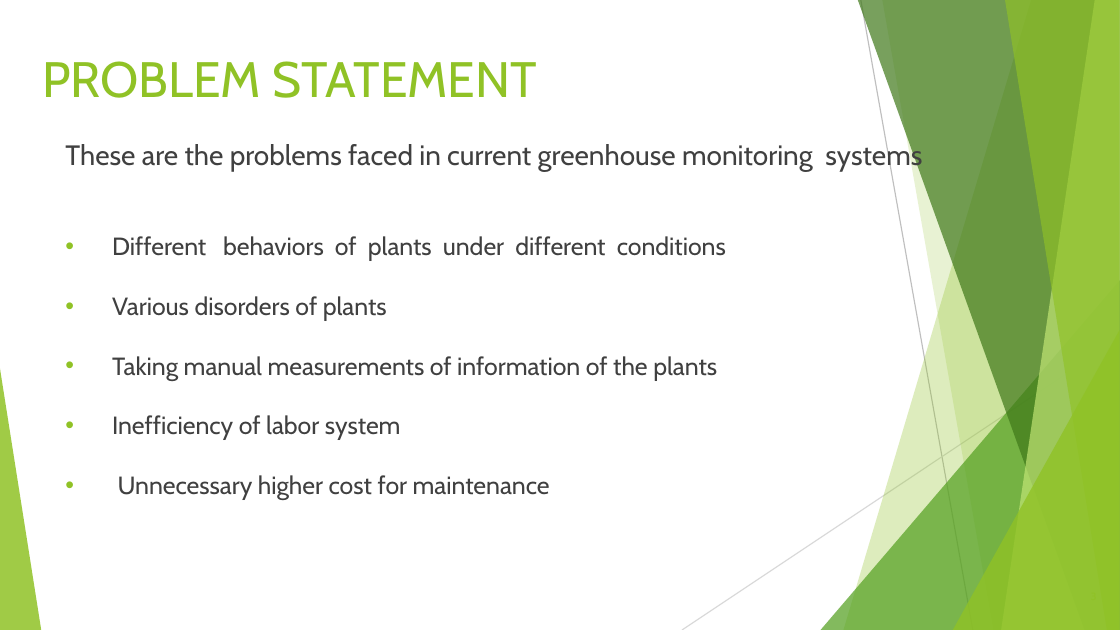
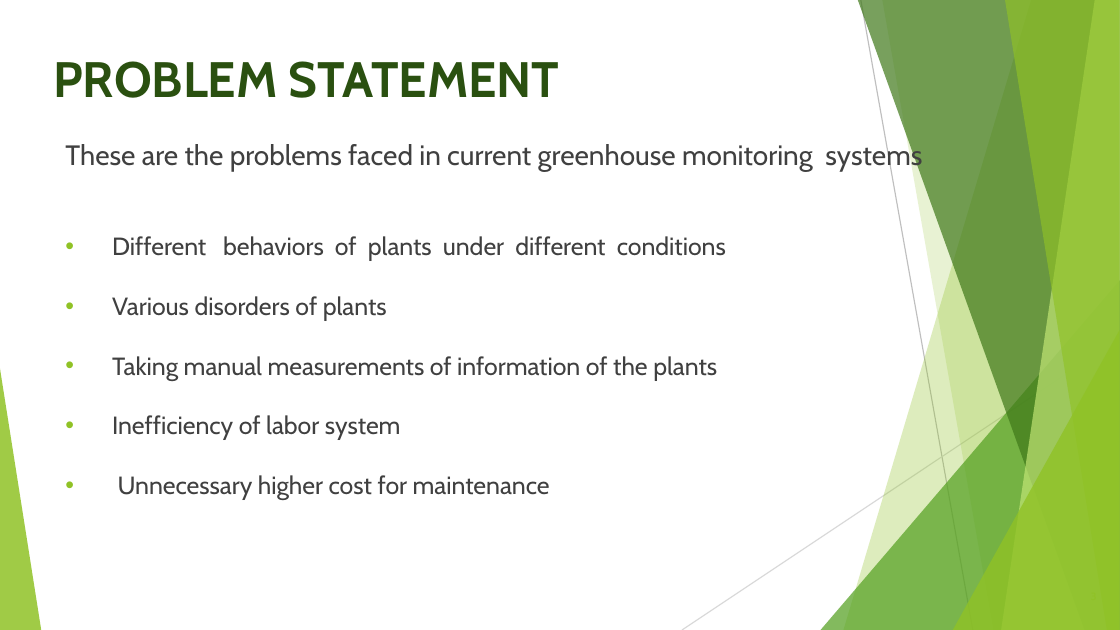
Before and after one commit to AthulRajuGit/2021_IBM_Code_Challenge_Greeenhouse_Monitoring_System, a slide deck: slide 3 of PRESENTATION/IBM PPT (1).pptx. Drawn at 1120x630 pixels with LibreOffice and Linux fonts; fonts in the diff are those of the drawing. Boxes give left, top, right and bottom in pixels: in the first picture for what was removed or moved away, otherwise in the second. Text is boxed around its words. In the diff, an @@ line names an element or a change of style, - is before the commit and + after.

```diff
--- a/PRESENTATION/IBM PPT (1).pptx
+++ b/PRESENTATION/IBM PPT (1).pptx
@@ title "PROBLEM STATEMENT" at [53, 61, 560, 98]: text colour #90C226 to #2A5010, bold on @@
```
Also in this commit, not shown: 9 other slides changed.
